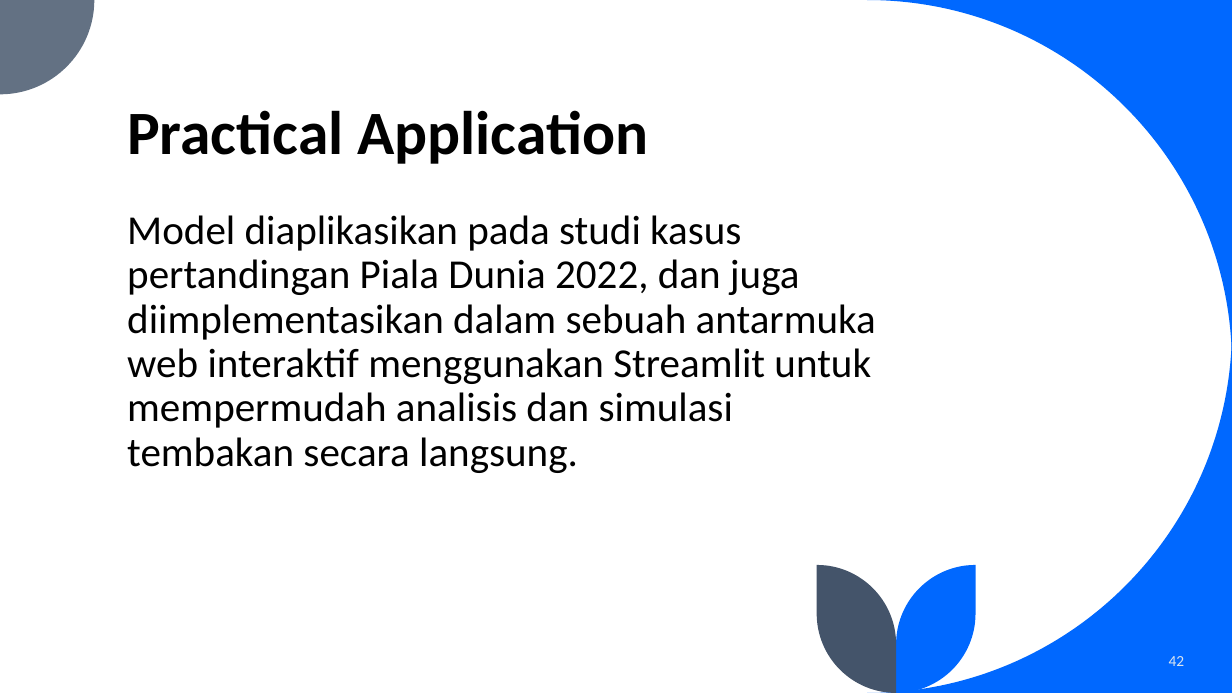
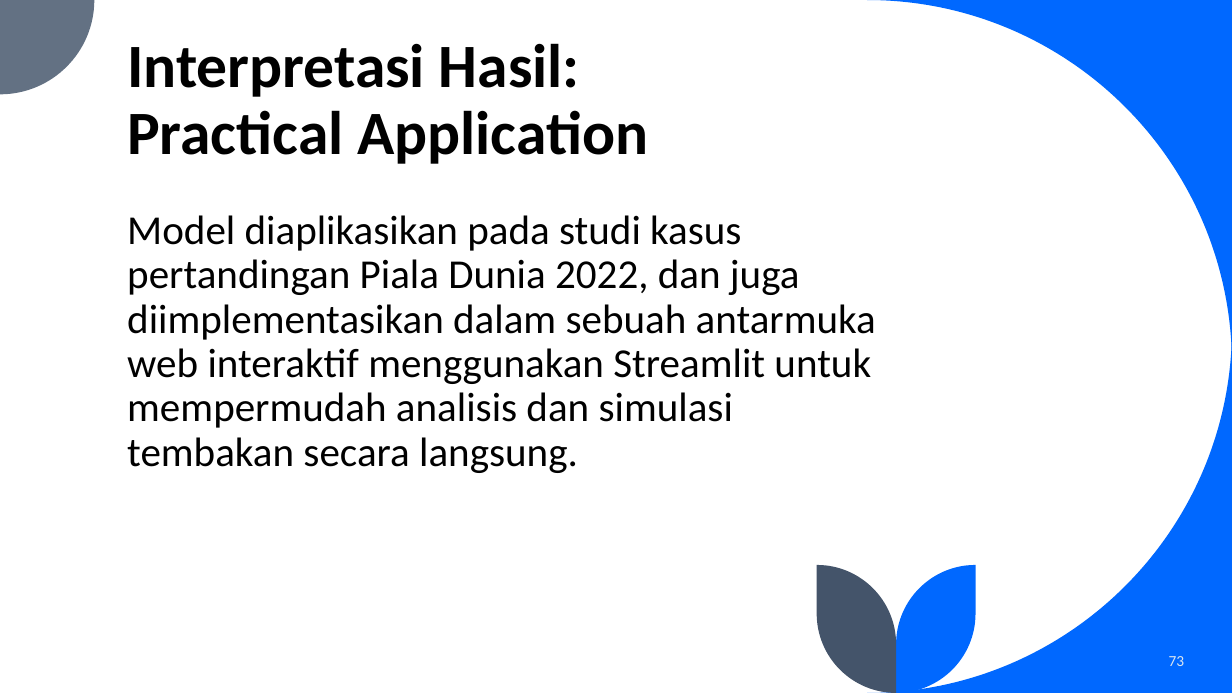
Before and after one commit to fadhilra101/skripsi, a slide deck: slide 73 of ppt/PPT SEMHAS Fadhil Raihan Akbar 11210930000101.pptx (slide 42 before the commit). Drawn at 1232x693 pixels with LibreOffice and Linux fonts; fonts in the diff are those of the drawing. Boxes give left, top, right and bottom in pixels: in the first picture for what was removed or moved away, otherwise in the second. Text is boxed around its words. In the diff, an @@ line names an element or a change of style, - is before the commit and + after.

```diff
--- a/ppt/PPT SEMHAS Fadhil Raihan Akbar 11210930000101.pptx
+++ b/ppt/PPT SEMHAS Fadhil Raihan Akbar 11210930000101.pptx
@@ title at [127,43,648,164]: text changed @@
-Practical Application
+Interpretasi Hasil:
+Practical Application
@@ page number at [1169,656,1185,666]: text changed @@
-42
+73
```
Also in this commit, not shown: 28 other slides changed, 33 slides added, 2 slides removed, 3 other files.
